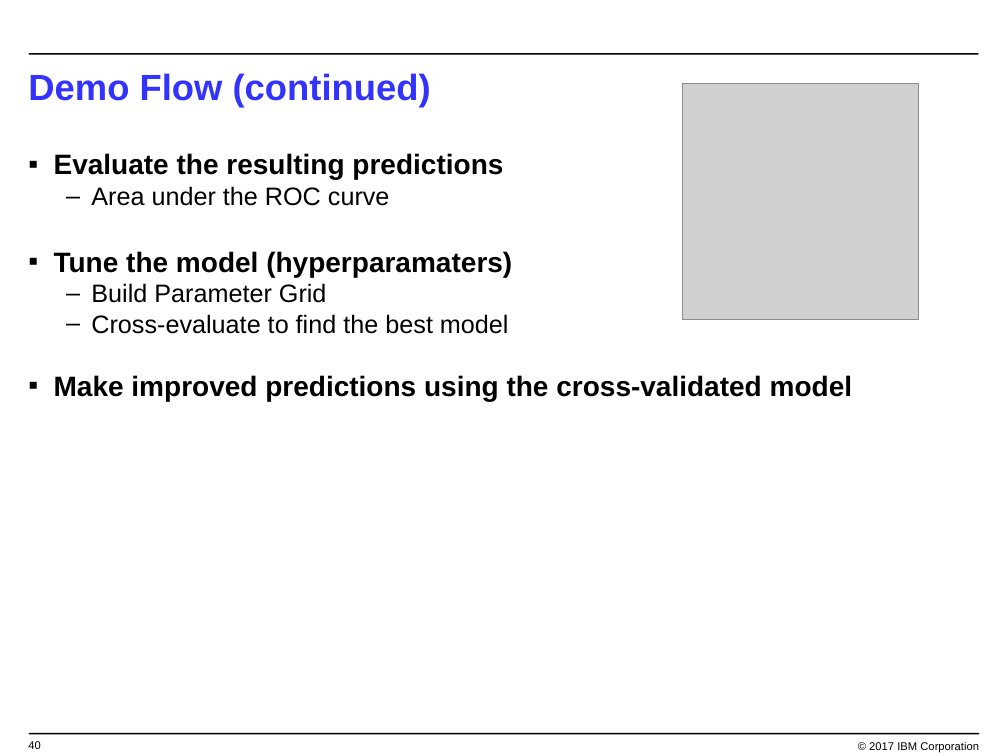
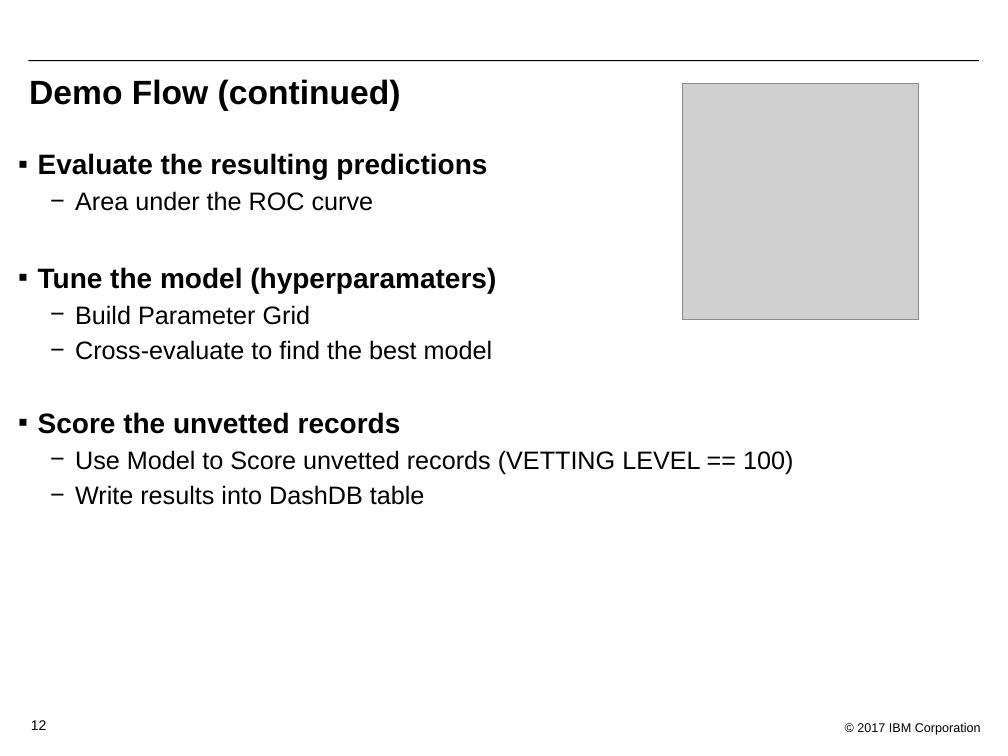
Before and after one commit to bleonardb3/Proof-of-Technology, a slide deck: slide 12 of DSX/Lab-2/Lab2-MachineLearning.pptx (slide 40 before the commit). Drawn at 1008x756 pixels with LibreOffice and Linux fonts; fonts in the diff are those of the drawing; grey boxes stand for pictures; background and template pictures are left out. Boxes give left, top, right and bottom in pixels: in the first picture for what was removed or moved away, otherwise in the second. Text is boxed around its words. In the diff, an @@ line names an element or a change of style, - is before the commit and + after.

```diff
--- a/DSX/Lab-2/Lab2-MachineLearning.pptx
+++ b/DSX/Lab-2/Lab2-MachineLearning.pptx
@@ line moved from (29, 53) - (979, 53) to (28, 60) - (979, 60) @@
@@ line (28, 60) - (979, 60): stroke #000000 1 pt to #000000 0.75 pt @@
@@ title "Demo Flow (continued)" at [29,79,401,111]: size 26 to 24 pt, text colour #3333FF to #000000 @@
@@ text at [38,153,496,360]: indent changed; more space between paragraphs; bullet – to − @@
@@ text at [38,412,793,505]: text changed; size 20 to 18 pt; bold off @@
-▪ Make improved predictions using the cross-validated model
+▪ Score the unvetted records
+  − Use Model to Score unvetted records (VETTING LEVEL == 100)
+  − Write results into DashDB table
@@ text "© 2017 IBM Corporation": place and size @@
-text "© 2017 IBM Corporation" at [869,742,979,752]
+text "© 2017 IBM Corporation" at [857,723,981,735]
@@ text "© 2017 IBM Corporation" at [857,723,981,735]: size 8 to 9 pt @@
@@ page number removed at [28,741,40,749] @@
-40
@@ line removed from (29, 734) to (979, 734) @@
@@ page number added at [31,720,47,730], 10 pt, text #000000 @@
+12
```
Also in this commit, not shown: 9 other slides changed, 3 slides added, 3 slides removed.
